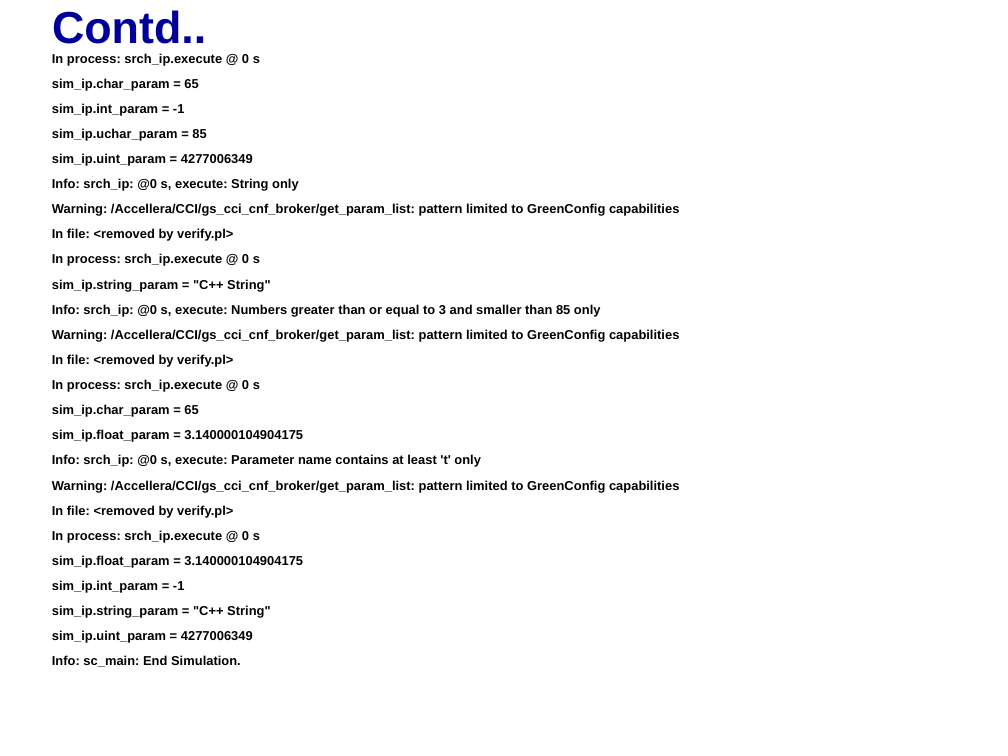
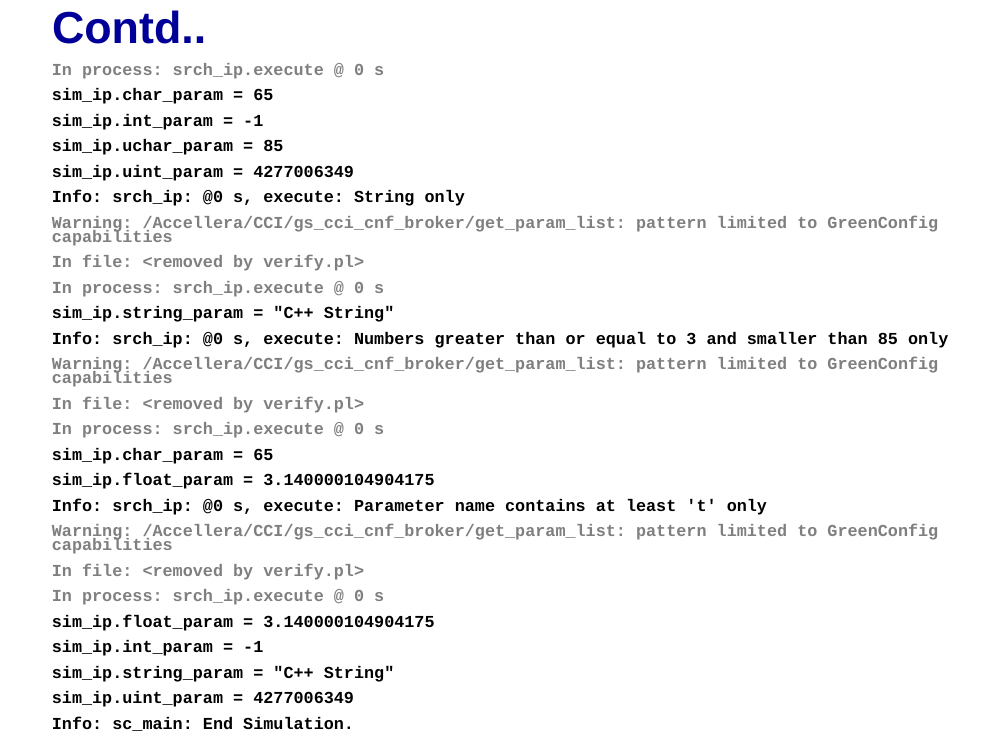
Before and after one commit to accellera-official/cci, a slide deck: slide 6 of examples/ex22_Search_Predicate/docs/ex22_Search_Predicate.ppt. Drawn at 1008x756 pixels with LibreOffice and Linux fonts; fonts in the diff are those of the drawing; background and template pictures are left out. Boxes give left, top, right and bottom in pixels: in the first picture for what was removed or moved away, otherwise in the second. Text is boxed around its words. In the diff, an @@ line names an element or a change of style, - is before the commit and + after.

```diff
--- a/examples/ex22_Search_Predicate/docs/ex22_Search_Predicate.ppt
+++ b/examples/ex22_Search_Predicate/docs/ex22_Search_Predicate.ppt
@@ text "In process: srch_ip.execute @ 0 ...": place and size @@
-text "In process: srch_ip.execute @ 0 ..." at (52,52,679,667)
+text "In process: srch_ip.execute @ 0 ..." at (52,63,948,682)
@@ text "In process: srch_ip.execute @ 0 ..." at (52,63,948,682): size 9.2 to 12 pt, font Arial to Courier New; text colour #000000 to #7F7F7F in "In process: srch_ip.execute @ 0 s", "Warning: /Accellera/CCI/gs_cci_cnf_broker/get_param_list: pa ...", "In file: <removed by verify.pl>", "In process: srch_ip.execute @ 0 s" and 6 more places; line spacing 1 to 10pt; more space between paragraphs @@
```
Also in this commit, not shown: 4 other slides changed, 1 other file.
